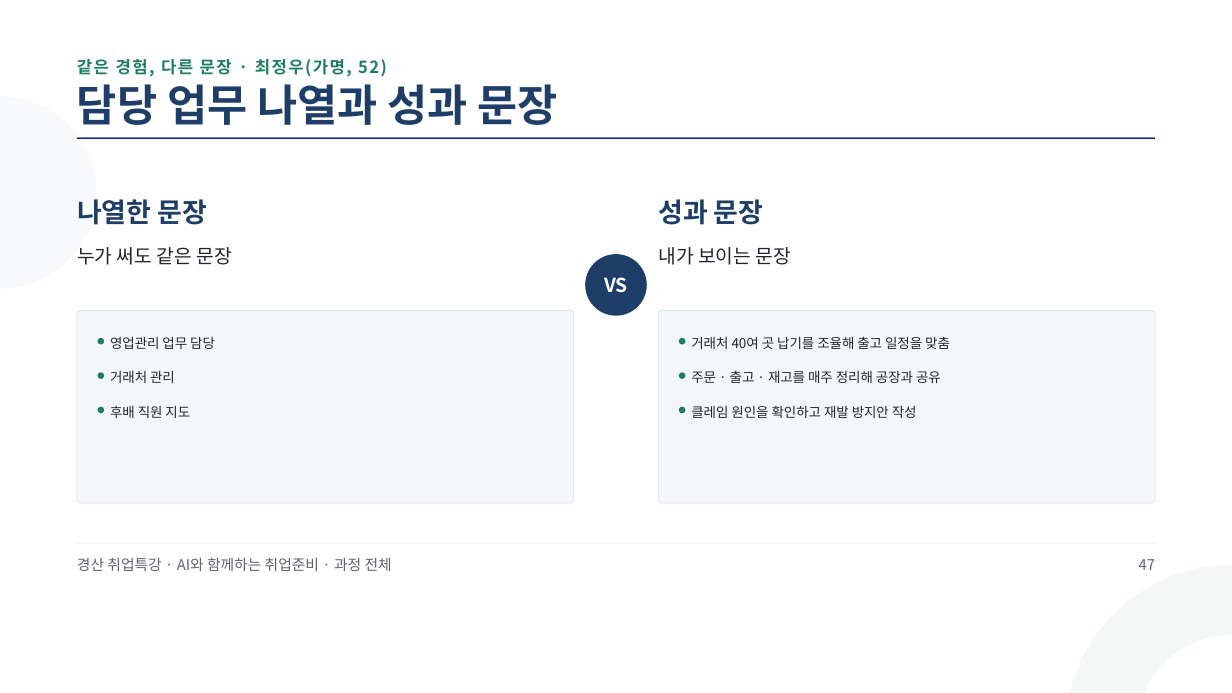
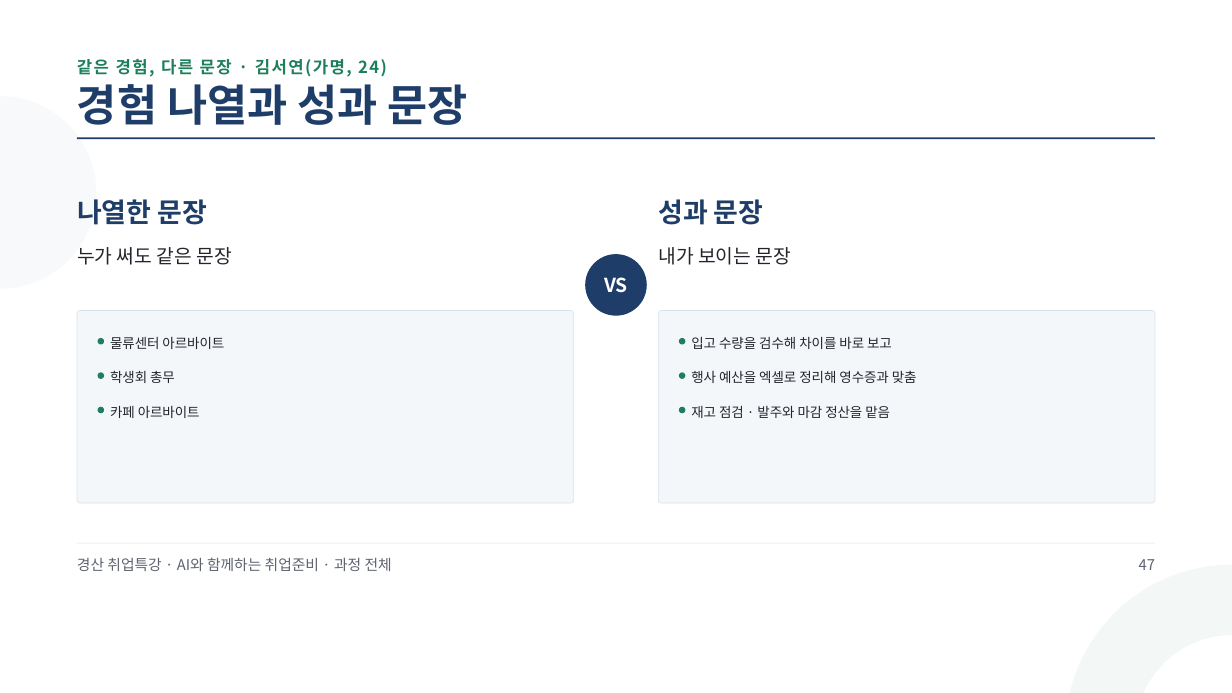
Before and after one commit to aebonlee/materials, a slide deck: slide 50 of gyeongsan/GSJOB2_경산취업특강_과정전체.pptx. Drawn at 1232x693 pixels with LibreOffice and Linux fonts; fonts in the diff are those of the drawing. Boxes give left, top, right and bottom in pixels: in the first picture for what was removed or moved away, otherwise in the second. Text is boxed around its words. In the diff, an @@ line names an element or a change of style, - is before the commit and + after.

```diff
--- a/gyeongsan/GSJOB2_경산취업특강_과정전체.pptx
+++ b/gyeongsan/GSJOB2_경산취업특강_과정전체.pptx
@@ text at [77,59,387,77]: text changed @@
-같은 경험, 다른 문장 · 최정우(가명, 52)
+같은 경험, 다른 문장 · 김서연(가명, 24)
@@ text at [77,84,468,125]: text changed @@
-담당 업무 나열과 성과 문장
+경험 나열과 성과 문장
@@ text at [110,337,224,349]: text changed @@
-영업관리 업무 담당
+물류센터 아르바이트
@@ text at [691,337,892,349]: text changed @@
-거래처 40여 곳 납기를 조율해 출고 일정을 맞춤
+입고 수량을 검수해 차이를 바로 보고
@@ text at [110,370,175,383]: text changed @@
-거래처 관리
+학생회 총무
@@ text at [691,371,917,383]: text changed @@
-주문 · 출고 · 재고를 매주 정리해 공장과 공유
+행사 예산을 엑셀로 정리해 영수증과 맞춤
@@ text at [110,406,200,418]: text changed @@
-후배 직원 지도
+카페 아르바이트
@@ text at [691,406,890,418]: text changed @@
-클레임 원인을 확인하고 재발 방지안 작성
+재고 점검 · 발주와 마감 정산을 맡음
```
Also in this commit, not shown: 4 other slides changed, 5 other files.
